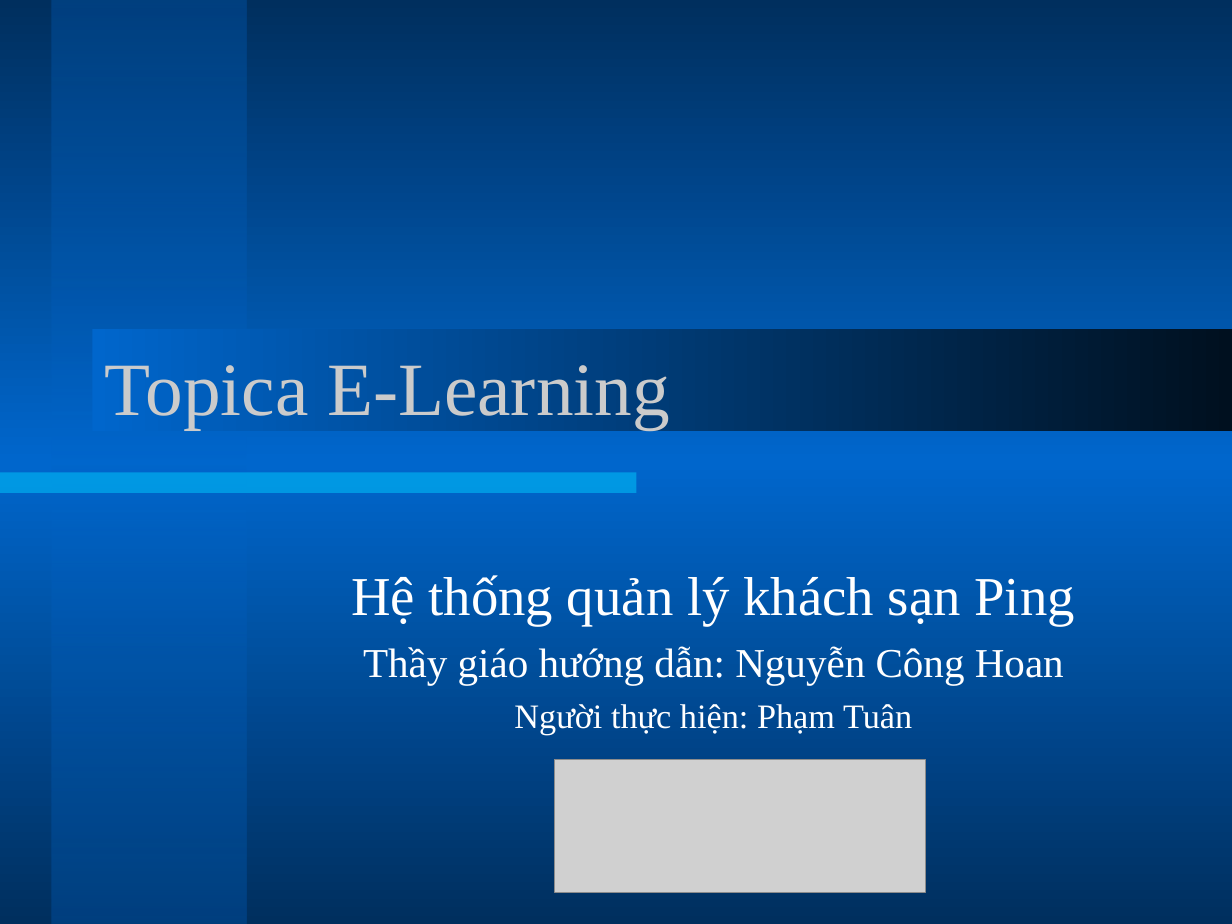
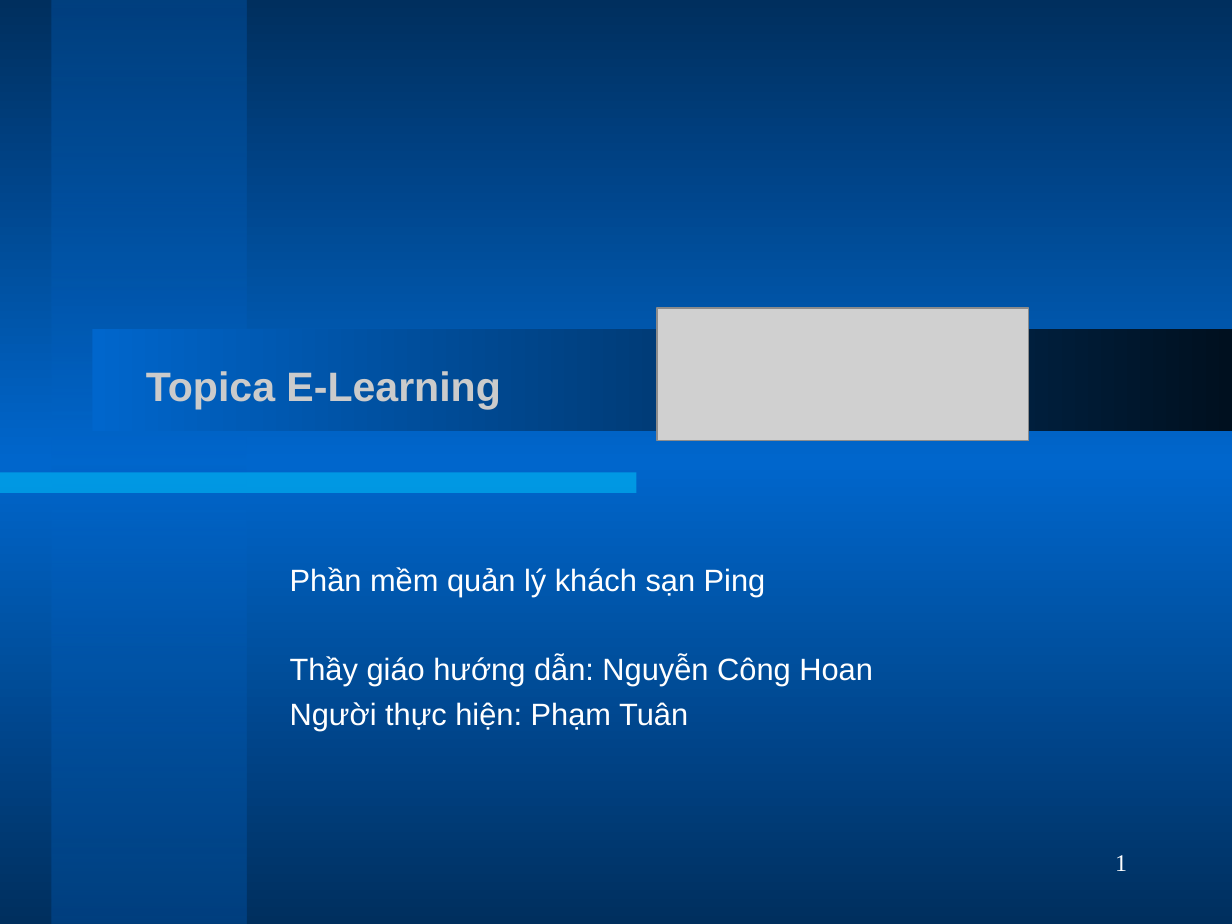
Before and after one commit to phamtuanchip/PHS, a slide deck: slide 1 of Documents/slides.ppt. Drawn at 1232x924 pixels with LibreOffice and Linux fonts; fonts in the diff are those of the drawing; grey boxes stand for pictures. Boxes give left, top, right and bottom in pixels: in the first picture for what was removed or moved away, otherwise in the second. Text is boxed around its words. In the diff, an @@ line names an element or a change of style, - is before the commit and + after.

```diff
--- a/Documents/slides.ppt
+++ b/Documents/slides.ppt
@@ title "Topica E-Learning": place and size @@
-title "Topica E-Learning" at [105, 365, 670, 429]
+title "Topica E-Learning" at [146, 371, 500, 409]
@@ title "Topica E-Learning" at [146, 371, 500, 409]: size 44 to 24 pt, font Times New Roman to Arial, bold on @@
@@ picture: place and size @@
-picture at [554, 760, 925, 893]
+picture at [657, 308, 1027, 441]
@@ subtitle at [290, 567, 766, 597]: text changed; size 32 to 18 pt; font Times New Roman to Arial @@
-Hệ thống quản lý khách sạn Ping
+Phần mềm quản lý khách sạn Ping
@@ subtitle at [290, 656, 873, 731]: size 24 to 18 pt in "Thầy giáo hướng dẫn: Nguyễn Công Hoan"; font Times New Roman to Arial in "Thầy giáo hướng dẫn: Nguyễn Công Hoan", "Người thực hiện: Phạm Tuân"; size 20 to 18 pt in "Người thực hiện: Phạm Tuân"; alignment centre to left; less space between paragraphs @@
@@ page number added at [1115, 855, 1127, 871], 14 pt, text #FFFFFF @@
+1
```
Also in this commit, not shown: 8 other slides changed, 6 slides added, 2 slides removed.
